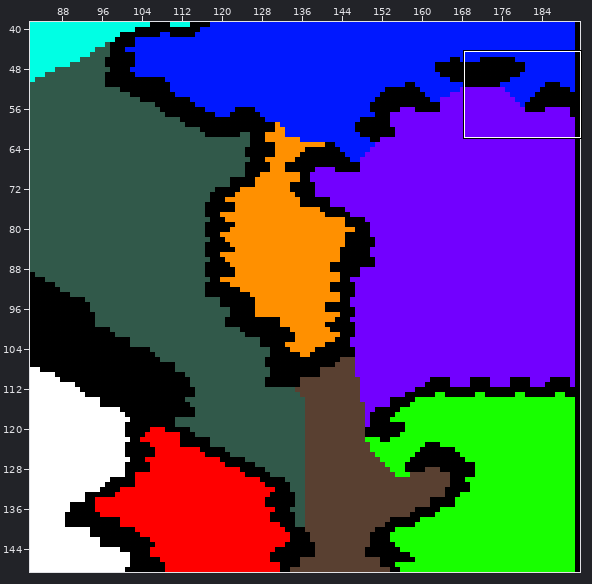
Tiled map -- Project/Game/maps/walkable.tmx. The picture above shows the old version from afar; the outline marks the close-up.
Close-up. As it was:
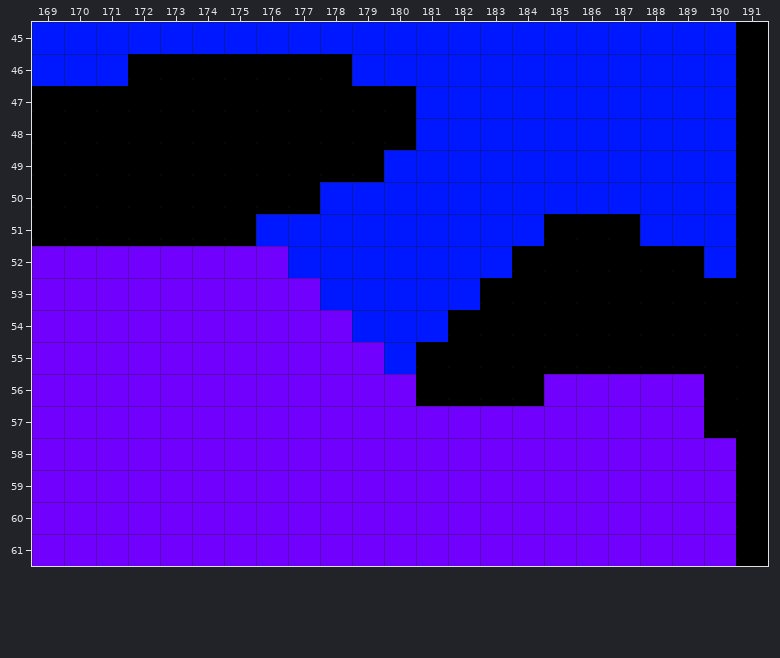
Cells are 16x16 px. Shown: x 169..191, y 45..61.
Now the later version:
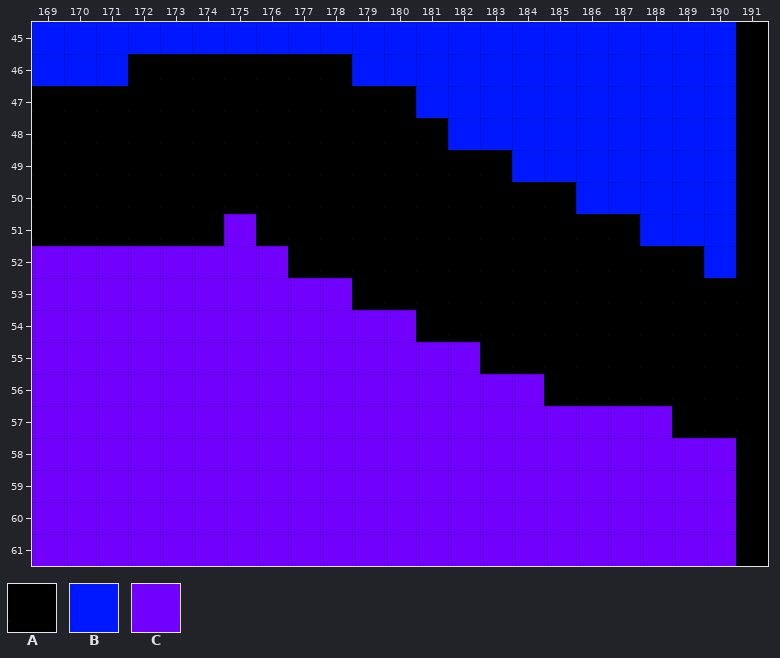
Key: from "Walkable": A 1, B 4, C 9.
_ is an empty cell, . an unchanged one.
Difference:
--- layer "Walkable"
@@ x 175..189 @@
-48 ......B........
-49 .....BBBB......
-50 ...BBBBBBBB....
-51 ABBBBBBBBB.....
-52 ..BBBBBBB......
-53 ...BBBBB.......
-54 ....BBB........
-55 .....BAA.......
-56 ......AAAACCCCC
-57 ..............C
+48 ......A........
+49 .....AAAA......
+50 ...AAAAAAAA....
+51 CAAAAAAAAA.....
+52 ..AAAAAAA......
+53 ...CAAAA.......
+54 ....CCA........
+55 .....CCC.......
+56 ......CCCCAAAAA
+57 ..............A
Where, in picture pixels (left, top, right, bottom), the same in both close-ups:
changed: (224, 118, 704, 438)
